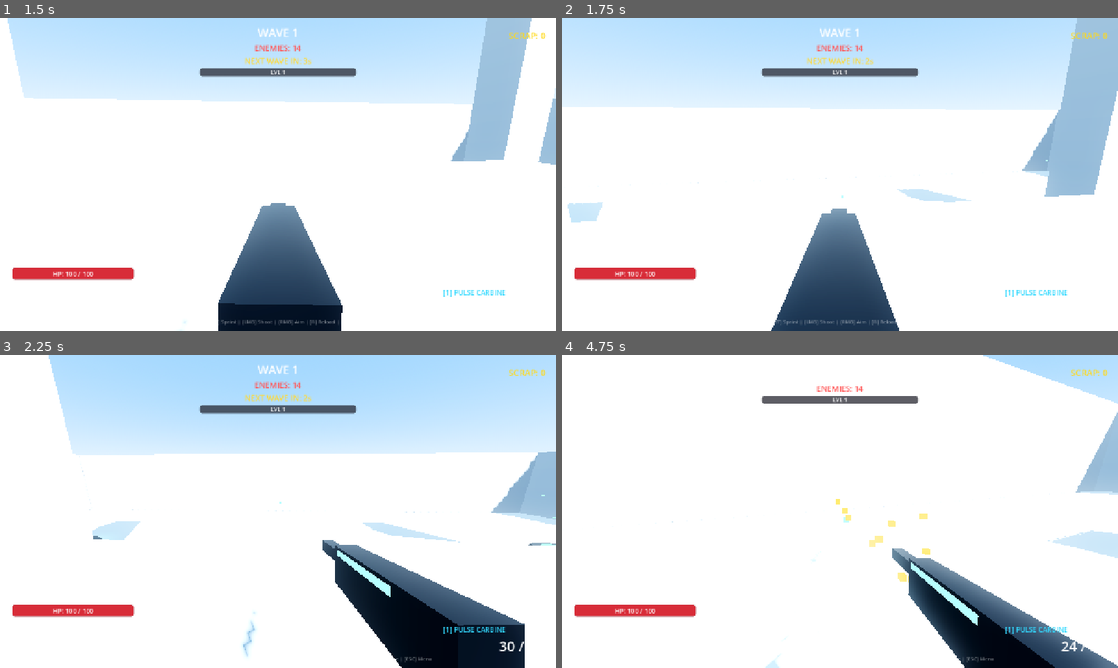
Above: before the commit, frames 1-4 (two rows, left to right).
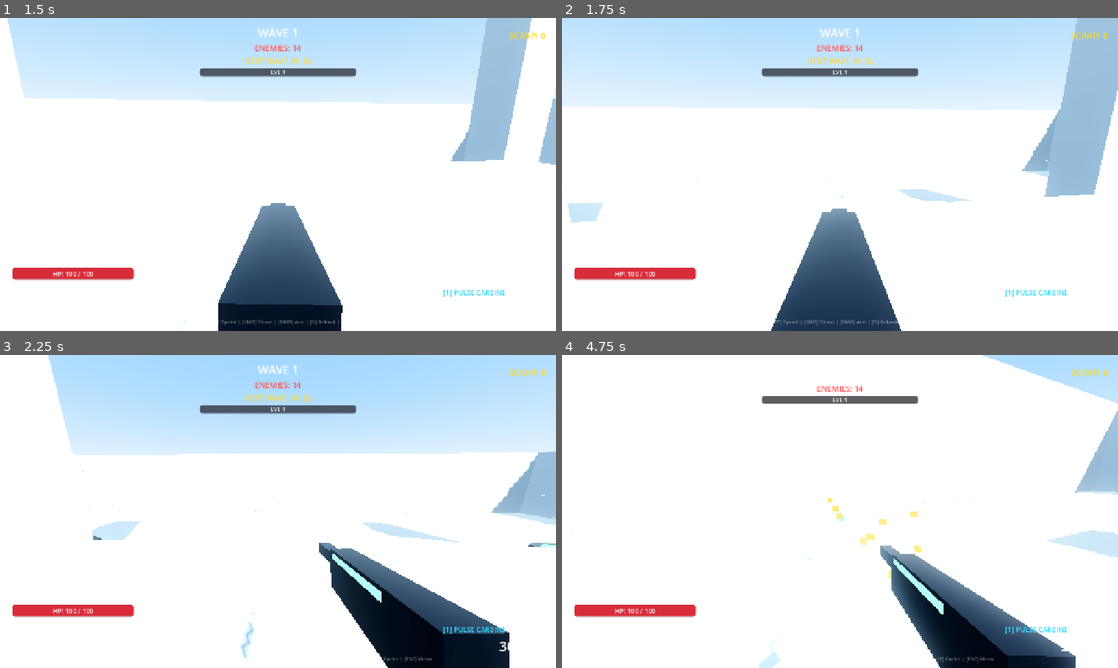
Above: after the commit, the same moments.

Repository: YuriSekaii/CyberHorde-FPS-Roguelike
Game: Godot game, scene res://scenes/main.tscn
Two runs of this game, one before a commit and one after it. Both use one fixed random seed, a clock stepped at 60 frames per second and the inputs below.
Inputs (mouse positions are in pixels of both pictures, inside the frame that each line leads up to):
- Up to frame 1 (1.5 s): click "🎮 SINGLE PLAYER (SOLO)" at 0.5 s; tap Enter at 1.25 s; move the mouse to (305, 174) at 1.27 s; hold W (move_forward) from 1.28 s (still down); hold Right mouse button (aim) from 1.28 s (still down)
- Up to frame 2 (1.75 s): keep holding W (move_forward); keep holding Right mouse button (aim); tap Space (jump) at 1.52 s; click (867, 174) at 1.55 s
- Up to frame 3 (2.25 s): keep holding W (move_forward); move the mouse to (250, 511) at 2.02 s; release Right mouse button (aim) at 2.03 s; click (250, 511) at 2.1 s
- Up to frame 4 (4.75 s): keep holding W (move_forward); tap Space (jump) at 2.27, 3.77, 4.52 s; right-click (812, 511) at 2.3 s; move the mouse to (851, 505) at 2.77 s; hold Right mouse button (aim) 2.78-3.53 s; click (851, 505) at 3.05 s; move the mouse to (834, 517) at 3.52 s; tap E (interact) at 3.6 s; click (834, 517) at 3.67 s; right-click (834, 517) at 3.8 s; move the mouse to (878, 514) at 4.27 s; press the mouse at (878, 514) at 4.28 s

Frame 1 is identical in both runs. In frame 2, 0.1% of the frame differs, in the area x 0-94%, y 28-100%; in frame 3, 3.6%; in frame 4, 5.5%, in the area x 7-100%, y 0-100%.

Commit message:
Add Plasma Core pre-fire charge delay and high concussive recoil mechanics

Diff:
--- a/scripts/autoload/sound_manager.gd
+++ b/scripts/autoload/sound_manager.gd
@@ -108,12 +108,23 @@
 		return (bass * 0.6 + noise * 0.7) * env
 	)
 
-	# 3. Plasma blast (energy chirp sweep)
-	sounds["shoot_plasma"] = _create_wav(0.20, func(t, d):
-		var env = exp(-t * 16.0)
-		var freq = 1200.0 * (1.0 - (t / d) * 0.8)
-		var tone = sin(TAU * freq * t + sin(t * 80.0) * 0.5)
-		return tone * env * 0.8
+	# 3. Plasma blast (heavy sub-bass concussive blast + energy sweep)
+	sounds["shoot_plasma"] = _create_wav(0.26, func(t, d):
+		var env = exp(-t * 14.0)
+		var freq = 1400.0 * (1.0 - (t / d) * 0.85)
+		var tone = sin(TAU * freq * t + sin(t * 70.0) * 0.5)
+		var sub_bass = sin(TAU * (90.0 * exp(-t * 8.0)) * t) * exp(-t * 9.0) * 0.65
+		return (tone * 0.7 + sub_bass) * env * 0.85
+	)
+
+	# 3b. Plasma charge windup (rising energy coil chirp)
+	sounds["plasma_charge"] = _create_wav(0.22, func(t, d):
+		var p = t / d
+		var freq = 220.0 + (p * p * 1250.0)
+		var env = clampf(t * 15.0, 0.0, 1.0) * (0.5 + p * 0.5)
+		var tone = sin(TAU * freq * t + sin(t * 60.0) * 0.4)
+		var buzz = (randf() * 2.0 - 1.0) * 0.08 * p
+		return (tone * 0.7 + buzz) * env * 0.75
 	)
 
 	# 4. Hitmarker (high crisp tick)
--- a/scripts/player/player.gd
+++ b/scripts/player/player.gd
@@ -66,12 +66,16 @@
 	var is_explosive: bool
 	var sound_name: String
 	var base_crit_chance: float = 0.10
+	var charge_time: float = 0.0
 
 var weapons: Array[Weapon] = []
 var active_weapon_idx: int = 0
 var fire_cooldown: float = 0.0
 var reload_timer: float = 0.0
 var is_reloading: bool = false
+var is_charging: bool = false
+var charge_timer: float = 0.0
+var charge_duration: float = 0.0
 
 # Drone Companions
 var active_drones: Array[Node3D] = []
@@ -84,6 +88,7 @@
 @onready var gun_model_rifle: Node3D = $Head/Camera3D/WeaponRig/Rifle
 @onready var gun_model_shotgun: Node3D = $Head/Camera3D/WeaponRig/Shotgun
 @onready var gun_model_plasma: Node3D = $Head/Camera3D/WeaponRig/Plasma
+@onready var plasma_core_mesh: MeshInstance3D = $Head/Camera3D/WeaponRig/Plasma/Core
 @onready var muzzle_flash_light: OmniLight3D = $Head/Camera3D/WeaponRig/MuzzleFlashLight
 @onready var muzzle_particles: CPUParticles3D = $Head/Camera3D/WeaponRig/MuzzleParticles
 @onready var raycast: RayCast3D = $Head/Camera3D/RayCast3D
@@ -225,6 +230,7 @@
 	plasma.is_explosive = true
 	plasma.sound_name = "shoot_plasma"
 	plasma.base_crit_chance = 0.25
+	plasma.charge_time = 0.18
 	weapons.append(plasma)
 
 	_switch_weapon(0)
@@ -416,6 +422,8 @@
 	fire_cooldown -= delta
 
 	if is_reloading:
+		if is_charging:
+			_cancel_charge()
 		reload_timer -= delta
 		if reload_timer <= 0.0:
 			is_reloading = false
@@ -423,6 +431,30 @@
 			ammo_changed.emit(w.current_ammo, w.max_ammo, false)
 		return
 
+	# Process active charge delay (Slot 3: Plasma Core)
+	if is_charging:
+		charge_timer -= delta
+		var p = clampf(1.0 - (charge_timer / maxf(0.001, charge_duration)), 0.0, 1.0)
+
+		# Charging visual feedback: core pulses and weapon vibrates
+		if plasma_core_mesh and active_weapon_idx == 2:
+			plasma_core_mesh.scale = Vector3.ONE * (1.0 + p * 0.35)
+
+		muzzle_flash_light.visible = true
+		muzzle_flash_light.light_color = Color(0.85, 0.2, 1.0)
+		muzzle_flash_light.light_energy = p * 2.2
+
+		# Slight pre-fire coil vibration and draw-back
+		weapon_kick_z = lerpf(weapon_kick_z, -0.015 * p, 18.0 * delta)
+		target_sway_pos += Vector3(randf_range(-0.002, 0.002), randf_range(-0.002, 0.002), 0.0) * p
+
+		if charge_timer <= 0.0:
+			is_charging = false
+			if plasma_core_mesh:
+				plasma_core_mesh.scale = Vector3.ONE
+			_fire_active_weapon()
+		return
+
 	if Input.is_action_just_pressed("reload") and w.current_ammo < w.max_ammo:
 		_start_reload()
 		return
@@ -431,14 +463,31 @@
 	if wants_fire:
 		if w.current_ammo > 0:
 			if fire_cooldown <= 0.0:
-				_fire_active_weapon()
+				if w.charge_time > 0.0:
+					_start_charge(w)
+				else:
+					_fire_active_weapon()
 		else:
 			SoundManager.play("empty_ammo")
 			_start_reload()
 
+func _start_charge(w: Weapon) -> void:
+	is_charging = true
+	charge_duration = w.charge_time / GameManager.fire_rate_mult
+	charge_timer = charge_duration
+	SoundManager.play("plasma_charge", 0.06, 1.0)
+
+func _cancel_charge() -> void:
+	is_charging = false
+	charge_timer = 0.0
+	if muzzle_flash_light:
+		muzzle_flash_light.visible = false
+	if plasma_core_mesh:
+		plasma_core_mesh.scale = Vector3.ONE
+
 func _fire_active_weapon() -> void:
 	var w = weapons[active_weapon_idx]
-	var effective_cooldown = w.fire_rate / GameManager.fire_rate_mult
+	var effective_cooldown = maxf(0.05, (w.fire_rate - w.charge_time) / GameManager.fire_rate_mult)
 	fire_cooldown = effective_cooldown
 	w.current_ammo -= 1
 	ammo_changed.emit(w.current_ammo, w.max_ammo, false)
@@ -446,9 +495,25 @@
 	SoundManager.play(w.sound_name, 0.08)
 	_flash_muzzle()
 
-	weapon_kick_z = 0.055 if not is_aiming else 0.03
-	weapon_kick_rot_x = deg_to_rad(3.5 if not is_aiming else 1.8)
-	shake_intensity = 0.08 if active_weapon_idx != 1 else 0.18
+	if active_weapon_idx == 2:
+		# Slot 3 (Plasma Core): Massive heavy cannon recoil!
+		weapon_kick_z = 0.16 if not is_aiming else 0.11
+		weapon_kick_rot_x = deg_to_rad(13.0 if not is_aiming else 7.5)
+		shake_intensity = 0.38
+		# Visceral upward camera kick
+		head.rotation.x = clampf(head.rotation.x + deg_to_rad(2.6 if not is_aiming else 1.4), -deg_to_rad(88.0), deg_to_rad(88.0))
+		# Heavy backward concussive impulse
+		velocity += camera.global_transform.basis.z * (4.2 if not is_on_floor() else 2.5)
+	elif active_weapon_idx == 1:
+		# Slot 2 (Scatter Cannon): Punchy shotgun recoil
+		weapon_kick_z = 0.085 if not is_aiming else 0.05
+		weapon_kick_rot_x = deg_to_rad(5.5 if not is_aiming else 3.0)
+		shake_intensity = 0.18
+	else:
+		# Slot 1 (Pulse Carbine): Crisp automatic rifle recoil
+		weapon_kick_z = 0.045 if not is_aiming else 0.025
+		weapon_kick_rot_x = deg_to_rad(2.8 if not is_aiming else 1.4)
+		shake_intensity = 0.06
 
 	var total_projectiles = int(round(w.pellets * (1.0 + GameManager.extra_projectile_mult)))
 	var shoot_origin = camera.global_position + (-camera.global_transform.basis.z * 0.5)
@@ -477,6 +542,15 @@
 
 func _flash_muzzle() -> void:
 	muzzle_flash_light.visible = true
+	if active_weapon_idx == 2:
+		muzzle_flash_light.light_color = Color(0.95, 0.3, 1.0)
+		muzzle_flash_light.light_energy = 3.5
+	elif active_weapon_idx == 1:
+		muzzle_flash_light.light_color = Color(1.0, 0.65, 0.2)
+		muzzle_flash_light.light_energy = 2.5
+	else:
+		muzzle_flash_light.light_color = Color(0.3, 0.9, 1.0)
+		muzzle_flash_light.light_energy = 2.0
 	if muzzle_particles:
 		muzzle_particles.restart()
 		muzzle_particles.emitting = true
@@ -486,6 +560,8 @@
 	var w = weapons[active_weapon_idx]
 	if is_reloading:
 		return
+	if is_charging:
+		_cancel_charge()
 	is_reloading = true
 	reload_timer = w.reload_time
 	SoundManager.play("reload", 0.05)
@@ -494,6 +570,8 @@
 func _switch_weapon(new_idx: int) -> void:
 	if new_idx == active_weapon_idx and not is_reloading:
 		return
+	if is_charging:
+		_cancel_charge()
 	active_weapon_idx = new_idx
 	is_reloading = false
 	fire_cooldown = 0.1
@@ -755,6 +833,8 @@
 
 @rpc("any_peer", "call_local", "reliable")
 func rpc_set_downed(downed: bool) -> void:
+	if downed and is_charging:
+		_cancel_charge()
 	is_downed = downed
 	bleedout_timer = 30.0
 	downed_state_changed.emit(downed)
Not shown, changed: README.md
